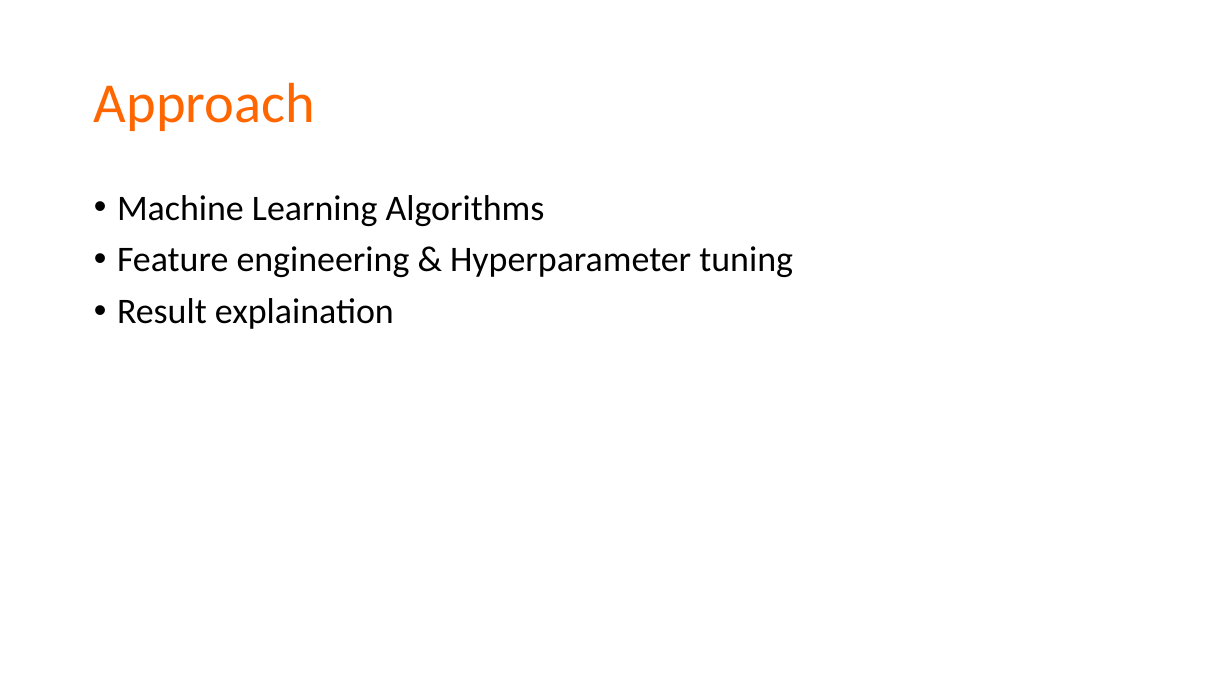
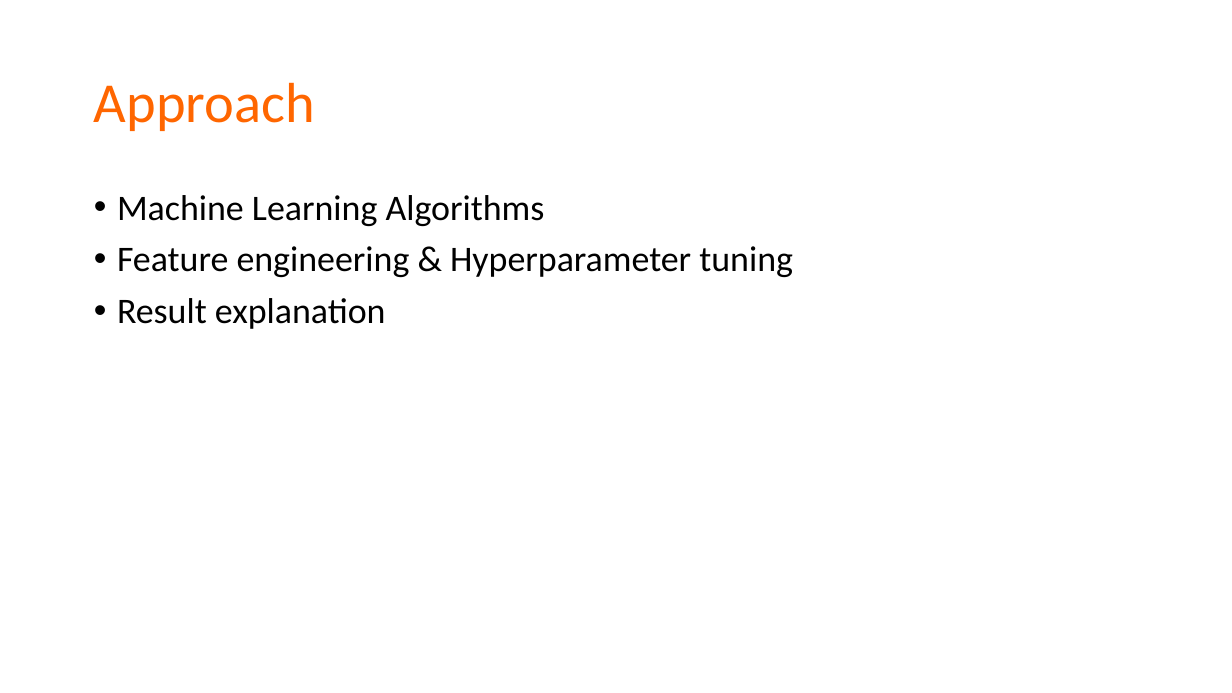
Before and after one commit to Zeruuuuu/ML-implementation, a slide deck: slide 6 of week 13 Final Code and Presentation/Presentation3.pptx. Drawn at 1232x693 pixels with LibreOffice and Linux fonts; fonts in the diff are those of the drawing. Boxes give left, top, right and bottom in pixels: in the first picture for what was removed or moved away, otherwise in the second. Text is boxed around its words. In the diff, an @@ line names an element or a change of style, - is before the commit and + after.

```diff
--- a/week 13 Final Code and Presentation/Presentation3.pptx
+++ b/week 13 Final Code and Presentation/Presentation3.pptx
@@ text at (117, 298, 386, 329): text changed @@
-• Result explaination
+• Result explanation
```
Also in this commit, not shown: 7 other slides changed, 2 other files.
